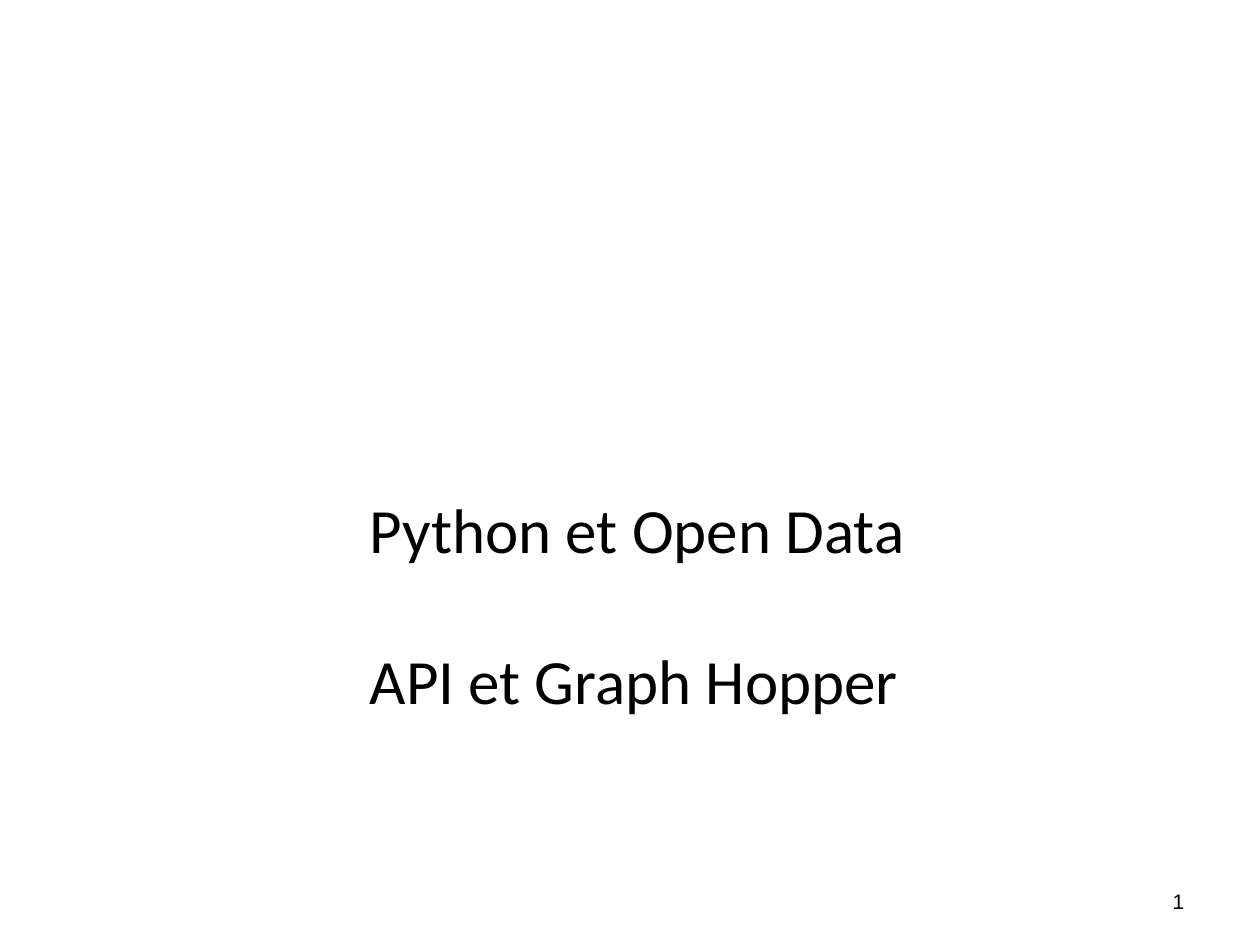
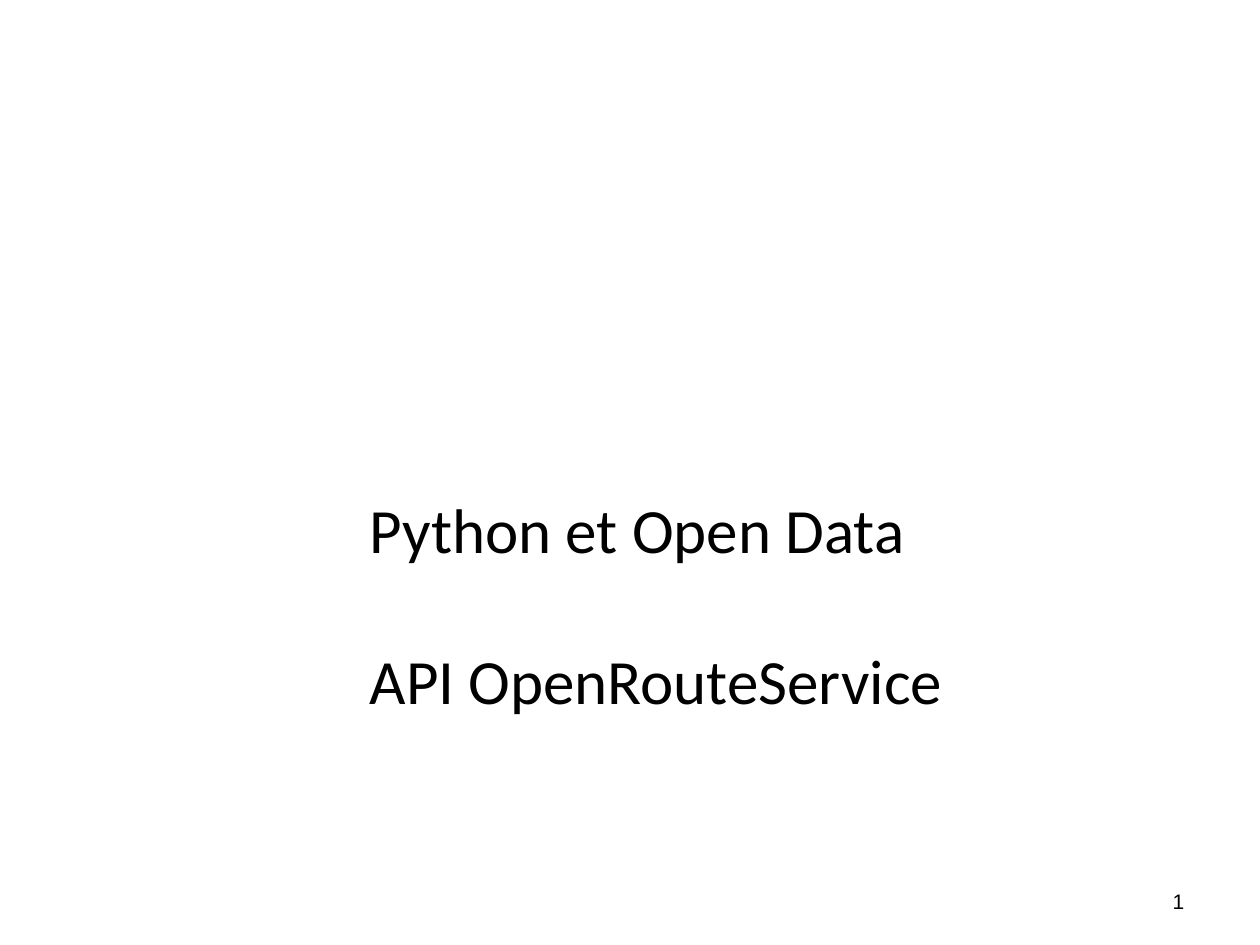
Before and after one commit to alemaitr/python_opendata_l2, a slide deck: slide 1 of cours3.pptx. Drawn at 1260x945 pixels with LibreOffice and Linux fonts; fonts in the diff are those of the drawing; background and template pictures are left out. Boxes give left, top, right and bottom in pixels: in the first picture for what was removed or moved away, otherwise in the second. Text is boxed around its words. In the diff, an @@ line names an element or a change of style, - is before the commit and + after.

Commit message:
Mise à jour Cours 3 Open Route Service

```diff
--- a/cours3.pptx
+++ b/cours3.pptx
@@ title at (x1=370, y1=509, x2=942, y2=714): text changed @@
-Python et Open Data
-API et Graph Hopper
+Python et Open Data
+API OpenRouteService
```
Also in this commit, not shown: 3 other slides changed, 4 slides added, 6 slides removed, 1 other file.
